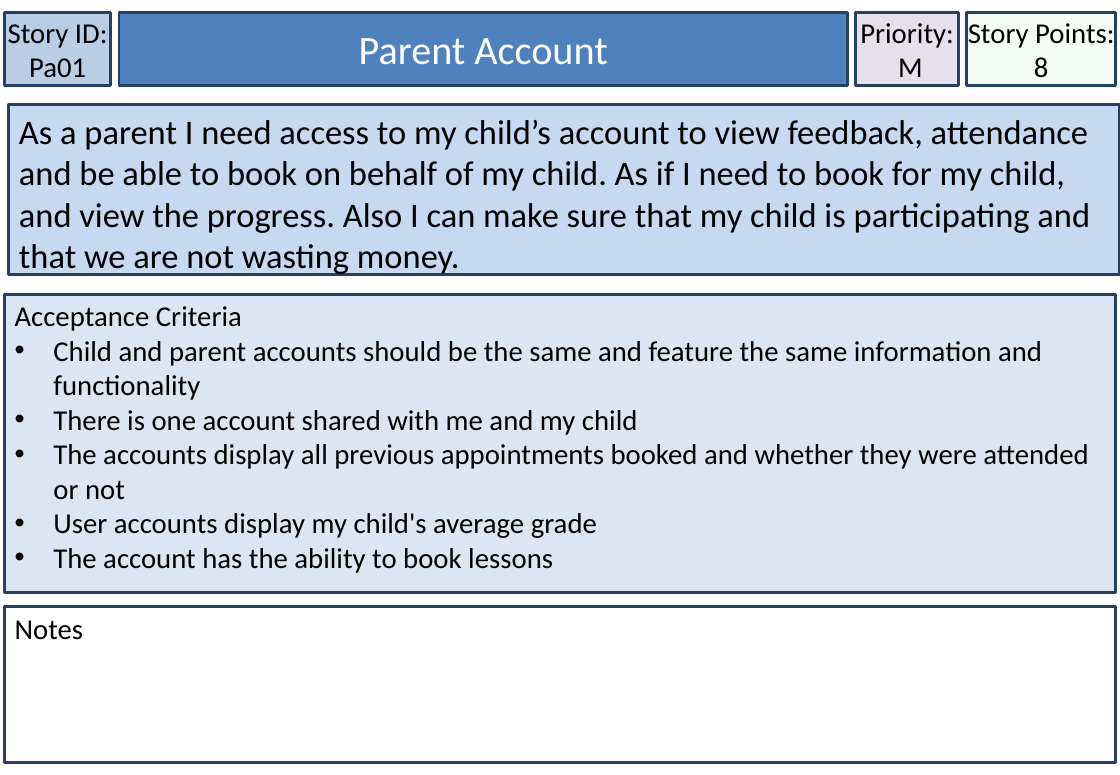
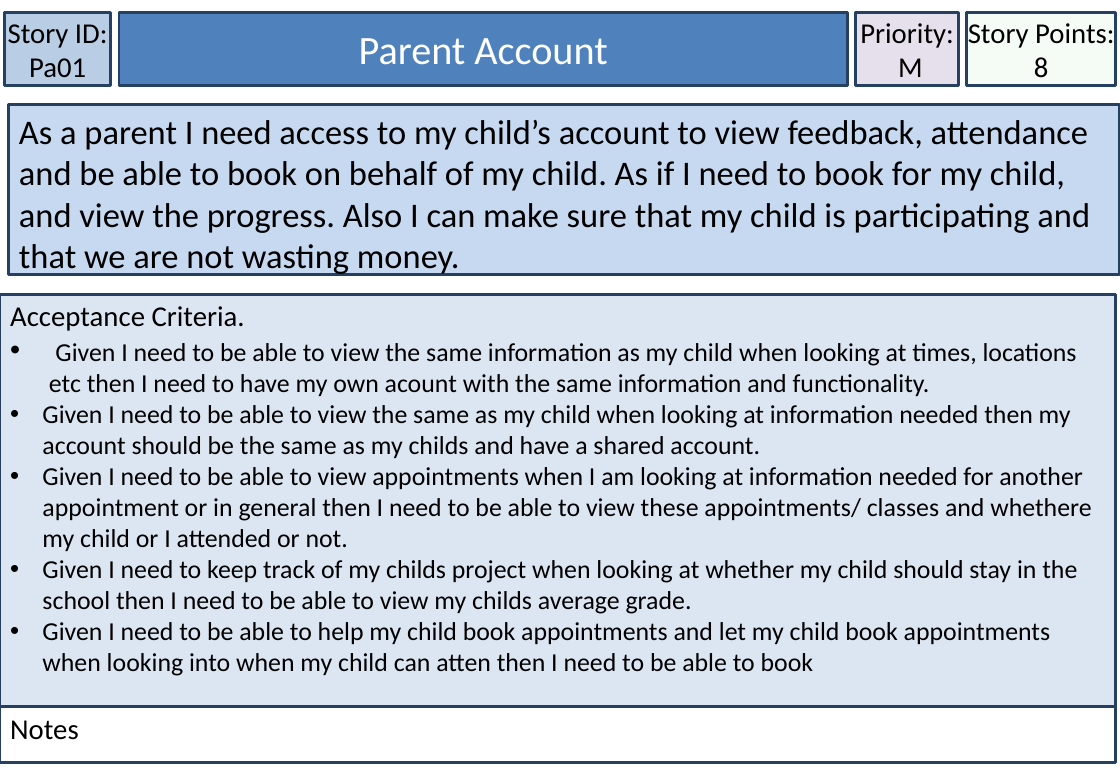
Before and after one commit to MichaelDevenish/IFB299MusicSchool, a slide deck: slide 32 of Documentation/Accpetance Criteria & User Stories/User Stories Final Format.pptx. Drawn at 1120x775 pixels with LibreOffice and Linux fonts; fonts in the diff are those of the drawing. Boxes give left, top, right and bottom in pixels: in the first picture for what was removed or moved away, otherwise in the second. Text is boxed around its words. In the diff, an @@ line names an element or a change of style, - is before the commit and + after.

Commit message:
Edward Edited acceptance criteria

```diff
--- a/Documentation/Accpetance Criteria & User Stories/User Stories Final Format.pptx
+++ b/Documentation/Accpetance Criteria & User Stories/User Stories Final Format.pptx
@@ rectangle "Acceptance Criteria.": place and size @@
-rectangle "Acceptance Criteria." at box(4, 295, 1116, 594)
+rectangle "Acceptance Criteria." at box(0, 295, 1116, 707)
@@ text in rectangle at box(10, 306, 1091, 676): text changed; size 20 to 18 pt @@
-Acceptance Criteria
-• Child and parent accounts should be the same and feature the same information and functionality
-• There is one account shared with me and my child
-• The accounts display all previous appointments booked and whether they were attended or not
-• User accounts display my child's average grade
-• The account has the ability to book lessons
+Acceptance Criteria.
+• Given I need to be able to view the same information as my child when looking at times, locations etc then I need to have my own acount with the same information and functionality.
+• Given I need to be able to view the same as my child when looking at information needed then my account should be the same as my childs and have a shared account.
+• Given I need to be able to view appointments when I am looking at information needed for another appointment or in general then I need to be able to view these appointments/ classes and whethere my child or I attended or not.
+• Given I need to keep track of my childs project when looking at whether my child should stay in the school then I need to be able to view my childs average grade.
+• Given I need to be able to help my child book appointments and let my child book appointments when looking into when my child can atten then I need to be able to book
@@ rectangle "Notes": place and size @@
-rectangle "Notes" at box(4, 607, 1116, 763)
+rectangle "Notes" at box(0, 707, 1116, 763)
```
Also in this commit, not shown: 18 other slides changed, 1 other file.
